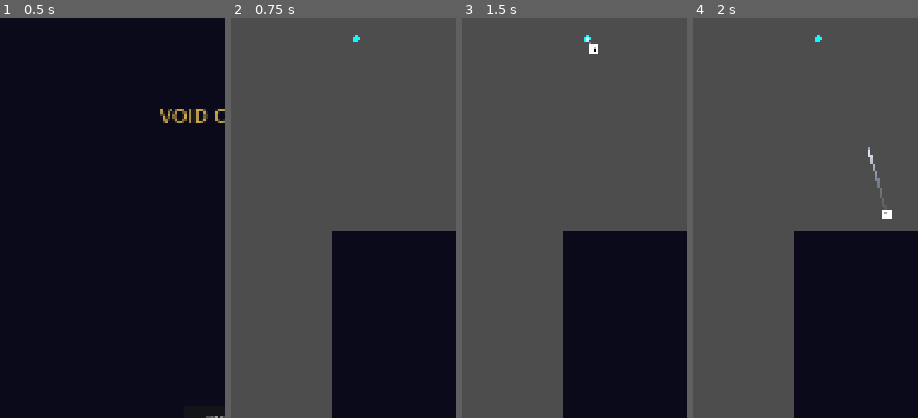
Above: before the commit, frames 1-4 (left to right).
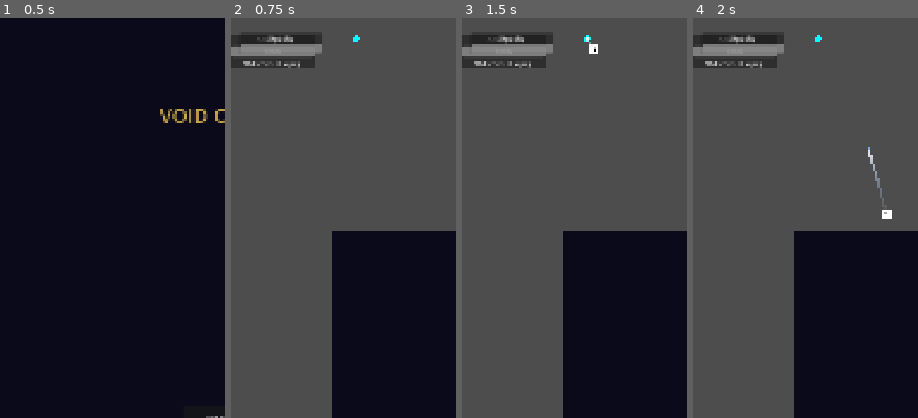
Above: after the commit, the same moments.

Repository: klampatech/void-oracle
Game: Godot game, scene res://scenes/menus/MainMenu.tscn
The game is run twice, just before and just after one commit, with the same random seed, the same clock (stepped at 60 frames per second) and the same inputs.
Inputs (mouse positions are % of the whole screen's width and height, from its top left):
- Up to frame 1 (0.5 s): no input
- Up to frame 2 (0.75 s): click "START RUN" at 0.5 s
- Up to frame 3 (1.5 s): tap Enter at 1.25 s; move the mouse to (72, 45) at 1.27 s; click (72, 45) at 1.42 s
- Up to frame 4 (2 s): no input
The pictures show only the part of the screen within x 0-50%, y 0-50%; the shares and areas given below are measured in that part.

Frame 1 is identical in both runs. In frame 2, 2.7% of the frame differs, in the area x 0-41%, y 4-13%; in frame 3, 2.7%; in frame 4, 2.7%.

Commit message:
feat: Implement M3 Single Encounter system
- Add EncounterManager to orchestrate DROP → RESULT → BOARD phases
- Add Corruptor enemy with HP (80), peg corruption, and stability damage
- Add pocket result calculation (damage=10, healing=5, gold=5, void=1)
- Add StabilityBar UI component showing gold→red as stability depletes
- Wire GhostBoardManager to save ghost on death via EventBus.run_ended
- Add BasePeg.get_peg_state() and mutate_to() methods
- Add BallSpawner ball tracking for multi-ball drop phase

Co-Authored-By: Claude Opus 4.6 <noreply@anthropic.com>

Diff:
--- /dev/null
+++ b/data/enemies/corruptor.json
@@ -0,0 +1,22 @@
+{
+	"id": "corruptor",
+	"name": "Corruptor",
+	"description": "A twisted entity that corrupts the sacred order of your board.",
+	"hp": 80,
+	"max_hp": 80,
+	"intent_display": "Will corrupt a peg",
+	"actions": [
+		{
+			"type": "corrupt",
+			"target_type": "peg",
+			"target_state": "blessed",
+			"description": "Corrupts a blessed peg"
+		}
+	],
+	"on_death": {
+		"rewards": {
+			"gold": 10,
+			"void_essence": 2
+		}
+	}
+}
--- a/scenes/game/Board.tscn
+++ b/scenes/game/Board.tscn
@@ -3,9 +3,13 @@
 [ext_resource type="Script" path="res://scripts/game/Board.gd" id="1_board"]
 [ext_resource type="PackedScene" uid="uid://ballspawner123456" path="res://scenes/game/BallSpawner.tscn" id="2_spawner"]
 [ext_resource type="PackedScene" uid="uid://physicsdebug12345" path="res://scenes/game/PhysicsDebugOverlay.tscn" id="3_debug"]
+[ext_resource type="PackedScene" uid="uid://encountermanager123" path="res://scenes/game/EncounterManager.tscn" id="4_encounter"]
+[ext_resource type="PackedScene" uid="uid://stabilitybar123" path="res://scenes/ui/StabilityBar.tscn" id="5_stability"]
 
 [node name="Board" type="Node2D"]
 script = ExtResource("1_board")
+
+[node name="EncounterManager" parent="." instance=ExtResource("4_encounter")]
 
 [node name="PhysicsDebugOverlay" parent="." instance=ExtResource("3_debug")]
 
@@ -54,3 +58,9 @@
 [node name="EffectsLayer" type="CanvasLayer" parent="."]
 
 [node name="BoardUI" type="CanvasLayer" parent="."]
+
+[node name="StabilityBar" parent="BoardUI" instance=ExtResource("5_stability")]
+offset_left = 20.0
+offset_top = 20.0
+offset_right = 220.0
+offset_bottom = 60.0
--- /dev/null
+++ b/scenes/game/EncounterManager.tscn
@@ -0,0 +1,6 @@
+[gd_scene format=3 uid="uid://encountermanager123"]
+
+[ext_resource type="Script" path="res://scripts/game/EncounterManager.gd" id="1_encounter"]
+
+[node name="EncounterManager" type="Node"]
+script = ExtResource("1_encounter")
--- /dev/null
+++ b/scenes/game/enemies/Corruptor.tscn
@@ -0,0 +1,41 @@
+[gd_scene format=3 uid="uid://corruptor123456"]
+
+[ext_resource type="Script" path="res://scripts/game/enemies/Corruptor.gd" id="1_corruptor"]
+
+[node name="Corruptor" type="Node2D"]
+script = ExtResource("1_corruptor")
+
+[node name="EnemyUI" type="Control" parent="."]
+layout_mode = 3
+anchors_preset = 0
+offset_right = 200.0
+offset_bottom = 80.0
+
+[node name="Panel" type="PanelContainer" parent="EnemyUI"]
+layout_mode = 1
+anchors_preset = 8
+anchor_left = 0.5
+anchor_right = 0.5
+offset_left = -100.0
+offset_right = 100.0
+offset_bottom = 80.0
+grow_horizontal = 2
+
+[node name="VBox" type="VBoxContainer" parent="EnemyUI/Panel"]
+layout_mode = 2
+
+[node name="NameLabel" type="Label" parent="EnemyUI/Panel/VBox"]
+layout_mode = 2
+text = "Corruptor"
+horizontal_alignment = 1
+
+[node name="HPBar" type="ProgressBar" parent="EnemyUI/Panel/VBox"]
+custom_minimum_size = Vector2(0, 20)
+layout_mode = 2
+max_value = 80.0
+value = 80.0
+
+[node name="IntentLabel" type="Label" parent="EnemyUI/Panel/VBox"]
+layout_mode = 2
+text = "Will corrupt a peg"
+horizontal_alignment = 1
--- /dev/null
+++ b/scenes/ui/StabilityBar.tscn
@@ -0,0 +1,34 @@
+[gd_scene format=3 uid="uid://stabilitybar123"]
+
+[ext_resource type="Script" path="res://scripts/ui/StabilityBar.gd" id="1_stability"]
+
+[node name="StabilityBar" type="Control"]
+layout_mode = 3
+anchors_preset = 0
+offset_right = 200.0
+offset_bottom = 40.0
+
+[node name="Panel" type="PanelContainer" parent="."]
+layout_mode = 1
+anchors_preset = 8
+anchor_left = 0.5
+anchor_right = 0.5
+offset_left = -100.0
+offset_right = 100.0
+offset_bottom = 40.0
+grow_horizontal = 2
+
+[node name="VBox" type="VBoxContainer" parent="Panel"]
+layout_mode = 2
+
+[node name="Label" type="Label" parent="Panel/VBox"]
+layout_mode = 2
+text = "Stability"
+horizontal_alignment = 1
+
+[node name="ProgressBar" type="ProgressBar" parent="Panel/VBox"]
+custom_minimum_size = Vector2(0, 20)
+layout_mode = 2
+max_value = 100.0
+value = 100.0
+show_percentage = false
--- a/scripts/autoloads/EventBus.gd
+++ b/scripts/autoloads/EventBus.gd
@@ -19,6 +19,7 @@
 
 # ── Drop Phase ───────────────────────────────────────────
 signal drop_started(ball_count: int)
+signal ball_launched(ball: Node)                     # emitted when a ball is launched
 signal drop_ended(results: Dictionary)               # {damage, healing, gold, void_essence}
 signal chaos_drop_triggered(chaos_type: String)
 
--- a/scripts/autoloads/GhostBoardManager.gd
+++ b/scripts/autoloads/GhostBoardManager.gd
@@ -8,6 +8,15 @@
 
 func _ready() -> void:
 	DirAccess.make_dir_recursive_absolute(SAVE_DIR)
+
+	# Subscribe to run ended to save ghost board
+	EventBus.run_ended.connect(_on_run_ended)
+
+
+func _on_run_ended(cause: String, board_state: Dictionary) -> void:
+	if cause == "stability_depleted" and not board_state.is_empty():
+		save_ghost(board_state)
+		print("Ghost board saved on death")
 
 func save_ghost(board_state: Dictionary) -> void:
 	_rotate_ghosts()
--- a/scripts/game/BallSpawner.gd
+++ b/scripts/game/BallSpawner.gd
@@ -14,10 +14,19 @@
 ## Spawn position (relative to board)
 var _spawn_position := Vector2(300, 50)
 
+## Reference to EncounterManager for ball tracking
+var _encounter_manager: Node = null
+
 
 func _ready() -> void:
 	# RunState.ball_count is initialized in autoload
-	pass
+	# Get encounter manager reference
+	_encounter_manager = get_node_or_null("../EncounterManager")
+
+
+func _add_ball_to_tracking(ball: RigidBody2D) -> void:
+	if _encounter_manager and _encounter_manager.has_method("register_ball"):
+		_encounter_manager.register_ball(ball)
 
 
 func _process(_delta: float) -> void:
@@ -45,8 +54,11 @@
 	# Add to scene tree
 	get_tree().root.add_child(ball)
 
-	# Emit drop started signal
-	EventBus.drop_started.emit(RunState.ball_count)
+	# Track ball for drop phase
+	_add_ball_to_tracking(ball)
+
+	# Emit ball launched signal
+	EventBus.ball_launched.emit(ball)
 
 
 func _draw() -> void:
--- /dev/null
+++ b/scripts/game/EncounterManager.gd
@@ -0,0 +1,312 @@
+# EncounterManager.gd — Orchestrates the encounter loop: DROP → RESULT → BOARD phases
+extends Node
+class_name EncounterManager
+
+## Encounter phases
+enum Phase { DROP, RESULT, BOARD, ENEMY_TURN, VICTORY, DEFEAT }
+
+## Current phase
+var _current_phase: Phase = Phase.BOARD
+
+## Ball tracking
+var _balls_in_play: Array[Node] = []
+var _balls_dropped: int = 0
+var _total_balls_to_drop: int = 0
+
+## Drop results accumulator
+var _drop_results: Dictionary = {
+	"damage": 0,
+	"healing": 0,
+	"gold": 0,
+	"void_essence": 0,
+	"chaos_count": 0,
+}
+
+## Pocket values (loaded from data)
+var _pocket_values: Dictionary = {
+	"damage": 10,
+	"healing": 5,
+	"gold": 5,
+	"void_essence": 1,
+}
+
+## Current enemy reference
+var _current_enemy: Node = null
+
+## Board reference
+var _board: Node2D = null
+
+## Ball spawner reference
+var _ball_spawner: Node2D = null
+
+
+func _ready() -> void:
+	# Get references to board and ball spawner
+	_board = get_node_or_null("../Board")
+	_ball_spawner = get_node_or_null("../Board/BallSpawner")
+
+	# Connect to EventBus signals
+	EventBus.ball_entered_pocket.connect(_on_ball_entered_pocket)
+	EventBus.ball_lost.connect(_on_ball_lost)
+	EventBus.ball_launched.connect(_on_ball_launched)
+	EventBus.enemy_defeated.connect(_on_enemy_defeated)
+
+	# Defer enemy start to ensure all scripts are loaded
+	call_deferred("_start_initial_encounter")
+
+
+func _start_initial_encounter() -> void:
+	# Load Corruptor scene
+	var corruptor_scene := load("res://scenes/game/enemies/Corruptor.tscn") as PackedScene
+	if corruptor_scene:
+		start_encounter(corruptor_scene)
+	else:
+		print("Failed to load Corruptor scene")
+
+
+func _process(_delta: float) -> void:
+	# Check if all balls have settled or left the board
+	if _current_phase == Phase.DROP and _balls_dropped >= _total_balls_to_drop:
+		_check_drop_complete()
+
+
+## Start a new encounter
+func start_encounter(enemy_scene: PackedScene) -> void:
+	# Spawn enemy
+	if enemy_scene:
+		_current_enemy = enemy_scene.instantiate()
+		add_child(_current_enemy)
+
+		# Position enemy UI (would be in a CanvasLayer)
+		if _current_enemy.has_method("setup"):
+			_current_enemy.setup()
+
+	# Emit encounter started
+	EventBus.encounter_started.emit("corruptor", {})
+
+	# Start in BOARD phase
+	_set_phase(Phase.BOARD)
+
+
+## Begin DROP phase - player can now launch balls
+func begin_drop_phase() -> void:
+	if _current_phase != Phase.BOARD:
+		return
+
+	# Reset drop tracking
+	_balls_in_play.clear()
+	_balls_dropped = 0
+	_total_balls_to_drop = RunState.ball_count
+
+	# Reset results
+	_drop_results = {
+		"damage": 0,
+		"healing": 0,
+		"gold": 0,
+		"void_essence": 0,
+		"chaos_count": 0,
+	}
+
+	# Emit drop started
+	EventBus.drop_started.emit(_total_balls_to_drop)
+
+	# Enable ball spawning
+	_set_phase(Phase.DROP)
+
+
+## Register a ball that's been launched (called from BallSpawner)
+func register_ball(ball: Node) -> void:
+	if _current_phase != Phase.DROP:
+		return
+
+	_balls_dropped += 1
+	_balls_in_play.append(ball)
+
+
+## Called when ball enters a pocket
+func _on_ball_entered_pocket(pocket: Node, ball: Node) -> void:
+	if _current_phase != Phase.DROP:
+		return
+
+	# Remove ball from tracking
+	if ball in _balls_in_play:
+		_balls_in_play.erase(ball)
+
+	# Determine pocket type and apply effect
+	var pocket_type: String = _get_pocket_type(pocket)
+	_apply_pocket_effect(pocket_type, ball)
+
+	# Queue free the ball
+	ball.queue_free()
+
+
+## Called when ball is lost (fell off board)
+func _on_ball_lost(ball: Node) -> void:
+	if _current_phase != Phase.DROP:
+		return
+
+	# Remove from tracking
+	if ball in _balls_in_play:
+		_balls_in_play.erase(ball)
+
+
+## Called when a ball is launched (from BallSpawner via EventBus.ball_launched)
+func _on_ball_launched(ball: Node) -> void:
+	# Track ball in play - balls are registered via register_ball() from BallSpawner
+	pass
+
+
+## Check if drop phase is complete
+func _check_drop_complete() -> void:
+	# Wait for all balls to be removed from play
+	if _balls_in_play.is_empty():
+		# All balls have finished
+		_run_result_phase()
+
+
+## Execute RESULT phase - calculate and apply results
+func _run_result_phase() -> void:
+	_set_phase(Phase.RESULT)
+
+	# Apply damage to enemy
+	if _current_enemy and _current_enemy.has_method("take_damage"):
+		_current_enemy.take_damage(_drop_results["damage"])
+
+	# Apply healing to stability
+	if _drop_results["healing"] > 0:
+		RunState.modify_stability(_drop_results["healing"])
+
+	# Apply gold
+	if _drop_results["gold"] > 0:
+		RunState.gold += _drop_results["gold"]
+
+	# Apply void essence
+	if _drop_results["void_essence"] > 0:
+		RunState.void_essence += _drop_results["void_essence"]
+
+	# Handle chaos effects
+	if _drop_results["chaos_count"] > 0:
+		_trigger_chaos_effect(_drop_results["chaos_count"])
+
+	# Emit drop ended
+	EventBus.drop_ended.emit(_drop_results)
+
+	# Increment total drops
+	RunState.total_drops += 1
+
+	# Check if enemy is defeated
+	if _current_enemy and _current_enemy.has_method("is_defeated") and _current_enemy.is_defeated():
+		_on_enemy_defeated(_current_enemy)
+		return
+
+	# Move to enemy turn
+	_run_enemy_turn()
+
+
+## Execute enemy turn
+func _run_enemy_turn() -> void:
+	_set_phase(Phase.ENEMY_TURN)
+
+	EventBus.enemy_turn_start.emit(_current_enemy)
+
+	# Wait a moment for enemy animation, then execute action
+	await get_tree().create_timer(0.5).timeout
+
+	if _current_enemy and _current_enemy.has_method("execute_turn"):
+		_current_enemy.execute_turn()
+
+	# Return to BOARD phase
+	_set_phase(Phase.BOARD)
+
+
+## Called when enemy is defeated
+func _on_enemy_defeated(enemy: Node) -> void:
+	_set_phase(Phase.VICTORY)
+
+	# Update stats
+	RunState.enemies_defeated += 1
+
+	# Emit encounter ended
+	EventBus.encounter_ended.emit("victory")
+
+	# TODO: Trigger rewards/draft phase
+
+
+## Handle player death (stability depleted)
+func trigger_defeat() -> void:
+	_set_phase(Phase.DEFEAT)
+
+	# Emit run ended
+	EventBus.run_ended.emit("stability_depleted", RunState.snapshot_board())
+
+	# Show death screen
+	# TODO: Show death screen UI
+
+
+## Get pocket type from pocket node
+func _get_pocket_type(pocket: Node) -> String:
+	# Board.gd creates pockets with names like "Pocket_0", "Pocket_1", etc.
+	# Pocket types cycle: 0=DAMAGE, 1=HEAL, 2=GOLD, 3=VOID, 4=CHAOS, 5=DAMAGE, etc.
+	var pocket_name: String = pocket.name
+	if "Pocket_" in pocket_name:
+		var index: int = pocket_name.replace("Pocket_", "").to_int()
+		match index % 5:
+			0:
+				return "damage"
+			1:
+				return "healing"
+			2:
+				return "gold"
+			3:
+				return "void"
+			4:
+				return "chaos"
+
+	return "damage"
+
+
+## Apply pocket effect to results
+func _apply_pocket_effect(pocket_type: String, _ball: Node) -> void:
+	match pocket_type:
+		"damage":
+			_drop_results["damage"] += _pocket_values["damage"]
+		"healing":
+			_drop_results["healing"] += _pocket_values["healing"]
+		"gold":
+			_drop_results["gold"] += _pocket_values["gold"]
+		"void":
+			_drop_results["void_essence"] += _pocket_values["void_essence"]
+		"chaos":
+			_drop_results["chaos_count"] += 1
+
+
+## Trigger chaos effect
+func _trigger_chaos_effect(count: int) -> void:
+	# TODO: Implement chaos effects
+	# For now, just emit the signal
+	EventBus.chaos_drop_triggered.emit("chaos_" + str(count))
+	print("Chaos effect triggered: ", count)
+
+
+## Set current phase
+func _set_phase(new_phase: Phase) -> void:
+	_current_phase = new_phase
+
+	match _current_phase:
+		Phase.DROP:
+			print("EncounterManager: DROP phase")
+		Phase.RESULT:
+			print("EncounterManager: RESULT phase")
+		Phase.BOARD:
+			print("EncounterManager: BOARD phase")
+		Phase.ENEMY_TURN:
+			print("EncounterManager: ENEMY_TURN phase")
+		Phase.VICTORY:
+			print("EncounterManager: VICTORY")
+		Phase.DEFEAT:
+			print("EncounterManager: DEFEAT")
+
+
+## Get current phase (for UI queries)
+func get_current_phase() -> Phase:
+	return _current_phase
--- /dev/null
+++ b/scripts/game/enemies/Corruptor.gd
@@ -0,0 +1,180 @@
+# Corruptor.gd — First enemy type: corrupts blessed pegs each turn
+extends Node2D
+class_name Corruptor
+
+## Enemy data loaded from JSON
+var enemy_data: Dictionary = {}
+
+## Current HP
+var hp: int = 0
+var max_hp: int = 0
+
+## Enemy ID
+var enemy_id: String = "corruptor"
+
+## Stability damage per turn
+const STABILITY_DAMAGE := 10
+
+## Whether the enemy has been defeated
+var _defeated: bool = false
+
+## Control node for UI
+@onready var _ui: Control = $EnemyUI
+
+
+func _ready() -> void:
+	# Load corruptor data
+	_load_data()
+
+
+## Load enemy data from JSON
+func _load_data() -> void:
+	var file_path := "res://data/enemies/corruptor.json"
+
+	if not ResourceLoader.exists(file_path):
+		push_warning("Enemy data file not found: " + file_path)
+		# Set defaults
+		max_hp = 80
+		hp = 80
+		return
+
+	var file := FileAccess.open(file_path, FileAccess.READ)
+	if not file:
+		push_warning("Failed to open enemy data file: " + file_path)
+		return
+
+	var json_text := file.get_as_text()
+	file.close()
+
+	var json := JSON.new()
+	var parse_result := json.parse(json_text)
+	if parse_result != OK:
+		push_warning("Failed to parse enemy JSON: " + file_path)
+		return
+
+	enemy_data = json.get_data()
+	enemy_id = enemy_data.get("id", "corruptor")
+	max_hp = enemy_data.get("max_hp", 80)
+	hp = enemy_data.get("hp", max_hp)
+
+	# Update UI if present
+	_update_ui()
+
+
+func _update_ui() -> void:
+	if _ui:
+		var hp_bar: ProgressBar = _ui.get_node_or_null("Panel/VBox/HPBar")
+		if hp_bar:
+			hp_bar.max_value = max_hp
+			hp_bar.value = hp
+
+
+## Take damage
+func take_damage(amount: int) -> void:
+	hp = max(0, hp - amount)
+
+	# Update UI
+	_update_ui()
+
+	if hp <= 0:
+		_defeated = true
+		die()
+
+
+## Check if defeated
+func is_defeated() -> bool:
+	return _defeated
+
+
+## Called when HP reaches 0
+func die() -> void:
+	EventBus.enemy_defeated.emit(self)
+
+	# Queue free after a delay for death animation
+	await get_tree().create_timer(0.5).timeout
+	queue_free()
+
+
+## Execute turn: corrupt a random blessed peg, then damage stability
+func execute_turn() -> void:
+	if _defeated:
+		return
+
+	# Step 1: Try to corrupt a blessed peg
+	var corrupted := _corrupt_blessed_peg()
+
+	# Step 2: Deal stability damage
+	_run_attack()
+
+	# Emit action signal
+	var action := {
+		"type": "corrupt_and_attack",
+		"corrupted": corrupted,
+		"damage": STABILITY_DAMAGE,
+	}
+	EventBus.enemy_action.emit(self, action)
+
+
+## Try to corrupt a blessed peg
+## Returns true if successful, false if no blessed pegs found
+func _corrupt_blessed_peg() -> bool:
+	# Get all pegs
+	var pegs := get_tree().get_nodes_in_group("peg")
+	if pegs.is_empty():
+		return false
+
+	# Find blessed pegs
+	var blessed_pegs: Array[Node] = []
+	for peg in pegs:
+		if peg.has_method("get_peg_state") and peg.get_peg_state() == "blessed":
+			blessed_pegs.append(peg)
+
+	if not blessed_pegs.is_empty():
+		# Corrupt a random blessed peg
+		var target: Node = blessed_pegs.pick_random()
+		if target.has_method("mutate_to"):
+			target.mutate_to("cursed")
+			return true
+	else:
+		# No blessed pegs - try to corrupt any non-void peg
+		var corruptable_pegs: Array[Node] = []
+		for peg in pegs:
+			if peg.has_method("get_peg_state"):
+				var state: String = peg.get_peg_state()
+				if state != "void" and state != "cursed":
+					corruptable_pegs.append(peg)
+
+		if not corruptable_pegs.is_empty():
+			var target: Node = corruptable_pegs.pick_random()
+			if target.has_method("mutate_to"):
+				target.mutate_to("cursed")
+				return true
+
+	return false
+
+
+## Deal stability damage to player
+func _run_attack() -> void:
+	RunState.modify_stability(-STABILITY_DAMAGE)
+
+
+## Get intent display text
+func get_intent_text() -> String:
+	return enemy_data.get("intent_display", "Will corrupt a peg")
+
+
+## Get current HP
+func get_hp() -> int:
+	return hp
+
+
+## Get max HP
+func get_max_hp() -> int:
+	return max_hp
+
+
+## Get HP as percentage (0.0 - 1.0)
+func get_hp_percent() -> float:
+	if max_hp <= 0:
+		return 0.0
+	return float(hp) / float(max_hp)
--- /dev/null
+++ b/scripts/game/enemies/Enemy.gd
@@ -0,0 +1,114 @@
+# Enemy.gd — Base class for all enemies
+extends Node2D
+class_name Enemy
+
+## Enemy data loaded from JSON
+var enemy_data: Dictionary = {}
+
+## Current HP
+var hp: int = 0
+var max_hp: int = 0
+
+## Enemy ID
+var enemy_id: String = ""
+
+## Whether the enemy has been defeated
+var _defeated: bool = false
+
+
+func _ready() -> void:
+	pass
+
+
+## Setup enemy from data file
+func setup(data_path: String = "") -> void:
+	if not data_path.is_empty():
+		load_from_file(data_path)
+	_apply_data()
+
+
+## Load enemy data from JSON file
+func load_from_file(data_path: String) -> bool:
+	var file_path := "res://data/enemies/" + data_path + ".json"
+
+	if not ResourceLoader.exists(file_path):
+		push_warning("Enemy data file not found: " + file_path)
+		return false
+
+	var file := FileAccess.open(file_path, FileAccess.READ)
+	if not file:
+		push_warning("Failed to open enemy data file: " + file_path)
+		return false
+
+	var json_text := file.get_as_text()
+	file.close()
+
+	var json := JSON.new()
+	var parse_result := json.parse(json_text)
+	if parse_result != OK:
+		push_warning("Failed to parse enemy JSON: " + file_path)
+		return false
+
+	enemy_data = json.get_data()
+	return true
+
+
+## Apply loaded data to this enemy
+func _apply_data() -> void:
+	if enemy_data.is_empty():
+		return
+
+	enemy_id = enemy_data.get("id", "unknown")
+	max_hp = enemy_data.get("max_hp", 100)
+	hp = enemy_data.get("hp", max_hp)
+
+
+## Take damage
+func take_damage(amount: int) -> void:
+	hp = max(0, hp - amount)
+
+	if hp <= 0:
+		_defeated = true
+		die()
+
+
+## Check if defeated
+func is_defeated() -> bool:
+	return _defeated
+
+
+## Called when HP reaches 0
+func die() -> void:
+	EventBus.enemy_defeated.emit(self)
+
+	# Queue free after a delay for death animation
+	await get_tree().create_timer(0.5).timeout
+	queue_free()
+
+
+## Execute turn - override in subclasses
+func execute_turn() -> void:
+	# Default implementation - subclasses should override
+	pass
+
+
+## Get intent display text
+func get_intent_text() -> String:
+	return enemy_data.get("intent_display", "Unknown intent")
+
+
+## Get current HP
+func get_hp() -> int:
+	return hp
+
+
+## Get max HP
+func get_max_hp() -> int:
+	return max_hp
+
+
+## Get HP as percentage (0.0 - 1.0)
+func get_hp_percent() -> float:
+	if max_hp <= 0:
+		return 0.0
+	return float(hp) / float(max_hp)
--- a/scripts/game/pegs/BasePeg.gd
+++ b/scripts/game/pegs/BasePeg.gd
@@ -112,6 +112,32 @@
 	return "dormant"
 
 
+func get_peg_state() -> String:
+	return get_peg_state_string()
+
+
+func mutate_to(new_state: String) -> void:
+	var old_state: String = get_peg_state_string()
+	match new_state:
+		"dormant":
+			peg_state = PegState.DORMANT
+			set_corruption_level(0.0)
+		"blessed":
+			peg_state = PegState.BLESSED
+			set_corruption_level(0.0)
+		"cursed":
+			peg_state = PegState.CURSED
+			set_corruption_level(1.0)
+		"mutant":
+			peg_state = PegState.MUTANT
+			set_mutation_pulse(1.0)
+		"void":
+			peg_state = PegState.VOID
+			set_void_factor(1.0)
+
+	EventBus.peg_state_changed.emit(self, old_state, new_state)
+
+
 func _setup_shader() -> void:
 	# Load the shader
 	var shader := load(SHADER_PATH) as Shader
--- /dev/null
+++ b/scripts/ui/StabilityBar.gd
@@ -0,0 +1,55 @@
+# StabilityBar.gd — HUD stability bar showing player health
+extends Control
+class_name StabilityBar
+
+## Progress bar for stability
+@onready var _progress_bar: ProgressBar = $Panel/ProgressBar
+@onready var _label: Label = $Panel/Label
+
+## Colors for the bar (gold → red as it depletes)
+const COLOR_FULL := Color("#FFD700")     # Gold
+const COLOR_MEDIUM := Color("#FF8C00")   # Orange
+const COLOR_LOW := Color("#FF4444")      # Red
+
+## Threshold percentages for color changes
+const THRESHOLD_MEDIUM := 0.5
+const THRESHOLD_LOW := 0.25
+
+
+func _ready() -> void:
+	# Subscribe to stability changes
+	EventBus.player_stability_changed.connect(_on_stability_changed)
+
+	# Initialize with current stability
+	_update_bar(RunState.stability, RunState.max_stability)
+
+
+## Called when player stability changes
+func _on_stability_changed(new_value: float, _delta: float) -> void:
+	_update_bar(new_value, RunState.max_stability)
+
+
+## Update the bar display
+func _update_bar(current: float, maximum: float) -> void:
+	if _progress_bar:
+		_progress_bar.max_value = maximum
+		_progress_bar.value = current
+
+		# Update color based on percentage
+		var percentage := current / maximum if maximum > 0 else 0.0
+		var color := _get_color_for_percentage(percentage)
+		_progress_bar.modulate = color
+
+	# Update label
+	if _label:
+		_label.text = "%d / %d" % [int(current), int(maximum)]
+
+
+## Get color based on percentage
+func _get_color_for_percentage(percentage: float) -> Color:
+	if percentage > THRESHOLD_MEDIUM:
+		return COLOR_FULL
+	elif percentage > THRESHOLD_LOW:
+		return COLOR_MEDIUM
+	else:
+		return COLOR_LOW
Not shown, changed: IMPLEMENTATION_PLAN.md
